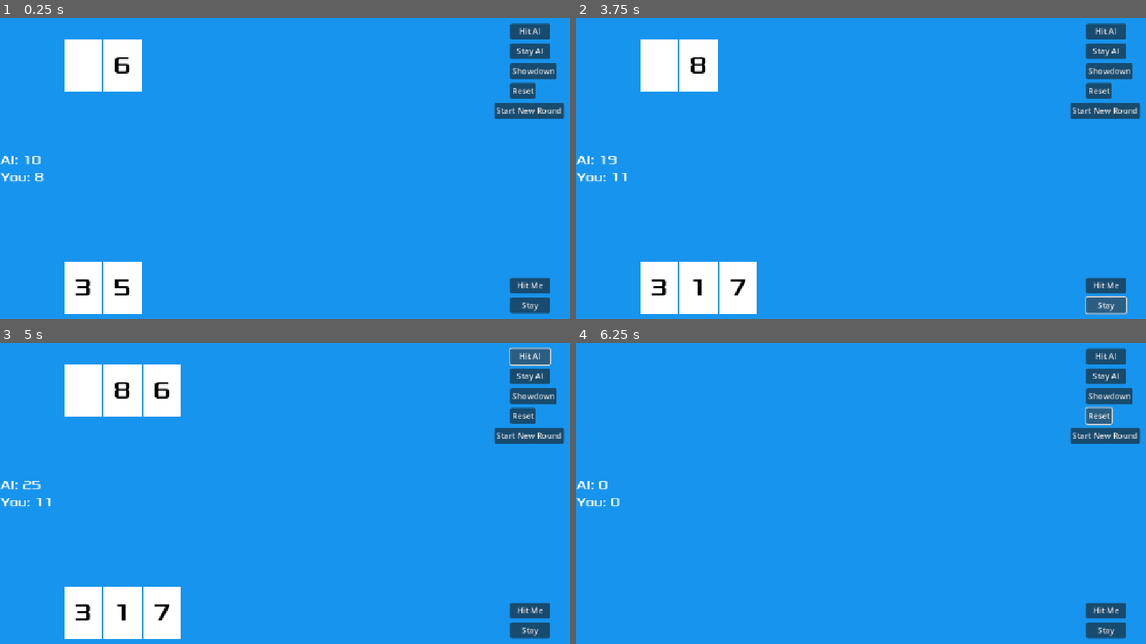
Above: before the commit, frames 1-4 (two rows, left to right).
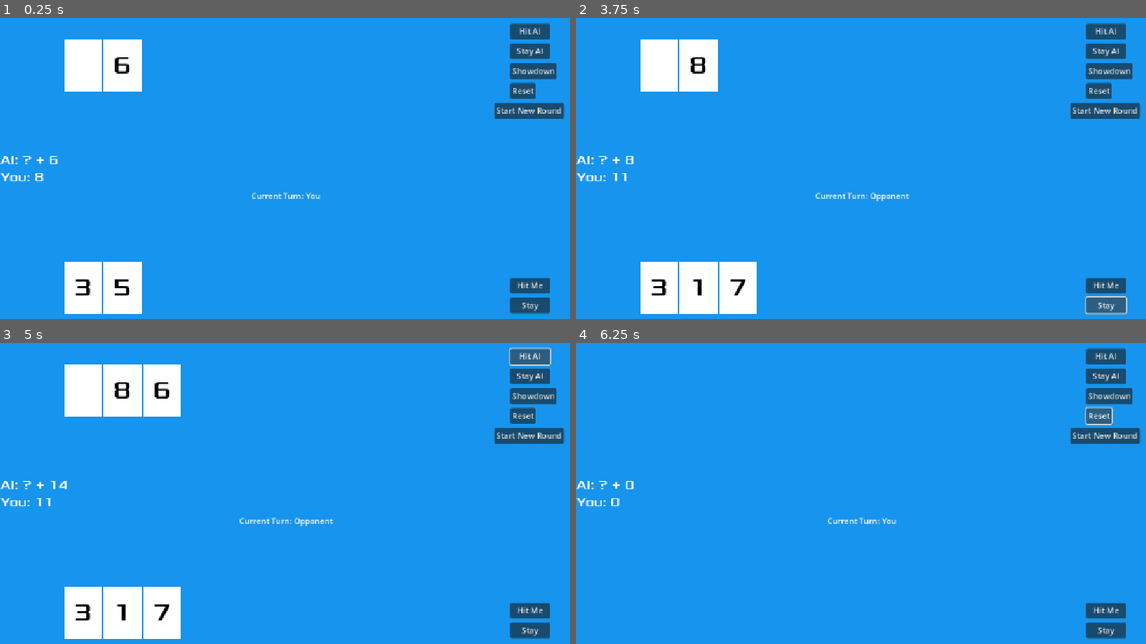
Above: after the commit, the same moments.

Repository: charcabrera/blackjack-1v1
Game: Godot game, scene res://main.tscn
Two runs of this game, one before a commit and one after it. Both use one fixed random seed, a clock stepped at 60 frames per second and the inputs below.
Inputs:
- Up to frame 1 (0.25 s): no input
- Up to frame 2 (3.75 s): click "Showdown" at 0.5 s; click "Start New Round" at 1.25 s; click "Start New Round" at 2 s; click "Hit Me" at 2.75 s; click "Stay" at 3.5 s
- Up to frame 3 (5 s): click "Hit AI" at 4.25 s
- Up to frame 4 (6.25 s): click "Stay AI" at 5 s; click "Reset" at 5.75 s

The runs differ from the first frame. In frame 1, 0.2% of the frame differs, in the area x 4-57%, y 45-61%; in frame 2, 0.3%; in frame 3, 0.3%, in the area x 4-59%, y 45-62%; in frame 4, 0.2%.

Commit message:
reorganized, added card sound, and added a primitive turn system

Diff:
--- a/main.gd
+++ b/main.gd
@@ -11,6 +11,8 @@
 var oppScore: int = 0
 var stayed: bool = false
 var playTo: int = 21
+var hiddenCard: Node
+var roundOver: bool = false
 
 # Called when the node enters the scene tree for the first time.
 func _ready() -> void:
@@ -45,6 +47,7 @@
 	path.progress += 75+5
 	if hidden:
 		card.hide_value()
+		hiddenCard = card
 	add_child(card)
 
 
@@ -56,32 +59,50 @@
 
 
 func draw_card_player() -> void:
+	if not turn == TURNS.PLAYER:
+		$HUD.display_info("You can only hit on your turn.")
+		return
+	if playerScore > playTo:
+		$HUD.display_info("You can't hit when you're bust.")
+		return
 	# can be int or null
+	stayed = false
 	var card = get_random_card()
 	# early return guard clause
 	if card == -1:
 		$HUD.display_info("No cards left in the deck.")
 		return
+	$CardSoundPlayer.play()
 
 	p1hand.append(card)
 	spawn_card(card, $P1HandPath/CardSpawnLocation)
 	playerScore = sum_array(p1hand)
 	$HUD.updateScore(playerScore, oppScore)
-	# can be int or null
 
 
 func draw_card_opp(hidden: bool = false) -> void:
-
+	stayed = false
 	var card = get_random_card()
 	# early return guard clause
 	if card == -1:
 		$HUD.display_info("No cards left in the deck.")
 		return
+	$CardSoundPlayer.play()
 
 	p2hand.append(card)
 	spawn_card(card, $P2HandPath/CardSpawnLocation, hidden)
-	oppScore = sum_array(p2hand)
+	oppScore = sum_array(p2hand.slice(1))
 	$HUD.updateScore(playerScore, oppScore)
+
+
+func next_turn() -> void:
+	if turn == TURNS.PLAYER:
+		turn = TURNS.AI
+		$HUD.set_turn("Opponent")
+	else:
+		turn = TURNS.PLAYER
+		$HUD.set_turn("You")
+
 
 
 func reset_round() -> void:
@@ -95,6 +116,8 @@
 	$HUD.updateScore(playerScore, oppScore)
 	$P1HandPath/CardSpawnLocation.progress = 0
 	$P2HandPath/CardSpawnLocation.progress = 0
+	hiddenCard = null
+	roundOver = false
 
 
 func start_new_round() -> void:
@@ -107,18 +130,46 @@
 
 
 func showdown() -> void:
+	if roundOver:
+		return
+	hiddenCard.show_value()
+	$CardSoundPlayer.play()
 	playerScore = sum_array(p1hand)
 	oppScore = sum_array(p2hand)
+	$HUD.showdownScore(playerScore, oppScore)
 	if playerScore <= playTo and (playerScore > oppScore or oppScore > playTo):
 		$HUD.display_info("Player wins.")
 	elif oppScore <= playTo and (oppScore > playerScore or playerScore > playTo):
 		$HUD.display_info("Opponent wins.")
 	else:
 		$HUD.display_info("Draw.")
+	roundOver = true
+
+
+func ai_stay() -> void:
+	print('here')
+	if not turn == TURNS.AI:
+		return
+	if stayed == true:
+		showdown()
+		return
+	else:
+		stayed = true
+		next_turn()
 
 
 func _on_hud_hit() -> void:
 	draw_card_player()
+
+func _on_hud_stay() -> void:
+	if not turn == TURNS.PLAYER:
+		return
+	if stayed == true:
+		showdown()
+		return
+	else:
+		stayed = true
+		next_turn()
 
 
 func _on_debug_menu_hit() -> void:
@@ -126,7 +177,7 @@
 
 
 func _on_debug_menu_stay() -> void:
-	pass # Replace with function body.
+	ai_stay()
 
 
 func _on_debug_menu_reset() -> void:
--- a/main.tscn
+++ b/main.tscn
@@ -1,9 +1,10 @@
-[gd_scene load_steps=7 format=3 uid="uid://d4lxv8pcrm6dl"]
+[gd_scene load_steps=9 format=3 uid="uid://d4lxv8pcrm6dl"]
 
 [ext_resource type="Script" uid="uid://cimapkrh72lw7" path="res://main.gd" id="1_h2yge"]
-[ext_resource type="PackedScene" uid="uid://cq3jltrxvm85b" path="res://card.tscn" id="2_0xm2m"]
-[ext_resource type="PackedScene" uid="uid://bgq0m8mlraghh" path="res://hud.tscn" id="4_1bvp3"]
-[ext_resource type="PackedScene" uid="uid://c5sy4nivoel18" path="res://debug_menu.tscn" id="4_lquwl"]
+[ext_resource type="PackedScene" uid="uid://cq3jltrxvm85b" path="res://scenes/card.tscn" id="2_0xm2m"]
+[ext_resource type="PackedScene" uid="uid://bgq0m8mlraghh" path="res://scenes/hud.tscn" id="4_1bvp3"]
+[ext_resource type="PackedScene" uid="uid://c5sy4nivoel18" path="res://scenes/debug_menu.tscn" id="4_lquwl"]
+[ext_resource type="AudioStream" uid="uid://d138ig63bl8so" path="res://art/dealCard.ogg" id="5_lquwl"]
 
 [sub_resource type="Curve2D" id="Curve2D_1bvp3"]
 _data = {
@@ -16,6 +17,12 @@
 "points": PackedVector2Array(0, 0, 0, 0, 128, 64, 0, 0, 0, 0, 1024, 64)
 }
 point_count = 2
+
+[sub_resource type="AudioStreamRandomizer" id="AudioStreamRandomizer_lquwl"]
+random_pitch = 1.2
+random_volume_offset_db = 1.0
+streams_count = 1
+stream_0/stream = ExtResource("5_lquwl")
 
 [node name="Main" type="Node"]
 script = ExtResource("1_h2yge")
@@ -45,7 +52,11 @@
 [node name="CardSpawnLocation" type="PathFollow2D" parent="P2HandPath"]
 position = Vector2(128, 64)
 
+[node name="CardSoundPlayer" type="AudioStreamPlayer" parent="."]
+stream = SubResource("AudioStreamRandomizer_lquwl")
+
 [connection signal="hit" from="HUD" to="." method="_on_hud_hit"]
+[connection signal="stay" from="HUD" to="." method="_on_hud_stay"]
 [connection signal="hit" from="DebugMenu" to="." method="_on_debug_menu_hit"]
 [connection signal="reset" from="DebugMenu" to="." method="_on_debug_menu_reset"]
 [connection signal="showdown" from="DebugMenu" to="." method="_on_debug_menu_showdown"]
--- a/project.godot
+++ b/project.godot
@@ -19,34 +19,6 @@
 
 window/stretch/mode="canvas_items"
 
-[input]
-
-move_right={
-"deadzone": 0.2,
-"events": [Object(InputEventKey,"resource_local_to_scene":false,"resource_name":"","device":-1,"window_id":0,"alt_pressed":false,"shift_pressed":false,"ctrl_pressed":false,"meta_pressed":false,"pressed":false,"keycode":0,"physical_keycode":4194321,"key_label":0,"unicode":0,"location":0,"echo":false,"script":null)
-]
-}
-move_left={
-"deadzone": 0.2,
-"events": [Object(InputEventKey,"resource_local_to_scene":false,"resource_name":"","device":-1,"window_id":0,"alt_pressed":false,"shift_pressed":false,"ctrl_pressed":false,"meta_pressed":false,"pressed":false,"keycode":0,"physical_keycode":4194319,"key_label":0,"unicode":0,"location":0,"echo":false,"script":null)
-]
-}
-move_up={
-"deadzone": 0.2,
-"events": [Object(InputEventKey,"resource_local_to_scene":false,"resource_name":"","device":-1,"window_id":0,"alt_pressed":false,"shift_pressed":false,"ctrl_pressed":false,"meta_pressed":false,"pressed":false,"keycode":0,"physical_keycode":4194320,"key_label":0,"unicode":0,"location":0,"echo":false,"script":null)
-]
-}
-move_down={
-"deadzone": 0.2,
-"events": [Object(InputEventKey,"resource_local_to_scene":false,"resource_name":"","device":-1,"window_id":0,"alt_pressed":false,"shift_pressed":false,"ctrl_pressed":false,"meta_pressed":false,"pressed":false,"keycode":0,"physical_keycode":4194322,"key_label":0,"unicode":0,"location":0,"echo":false,"script":null)
-]
-}
-start_game={
-"deadzone": 0.2,
-"events": [Object(InputEventKey,"resource_local_to_scene":false,"resource_name":"","device":-1,"window_id":0,"alt_pressed":false,"shift_pressed":false,"ctrl_pressed":false,"meta_pressed":false,"pressed":false,"keycode":0,"physical_keycode":4194309,"key_label":0,"unicode":0,"location":0,"echo":false,"script":null)
-]
-}
-
 [rendering]
 
 renderer/rendering_method="gl_compatibility"
--- a/card.tscn
+++ b/scenes/card.tscn
@@ -1,6 +1,6 @@
 [gd_scene load_steps=3 format=3 uid="uid://cq3jltrxvm85b"]
 
-[ext_resource type="Script" uid="uid://c2byk1vm1atip" path="res://card.gd" id="1_kikvd"]
+[ext_resource type="Script" uid="uid://c2byk1vm1atip" path="res://scripts/card.gd" id="1_kikvd"]
 [ext_resource type="FontFile" uid="uid://pqgvjroxqr2s" path="res://fonts/Xolonium-Regular.ttf" id="1_rjlel"]
 
 [node name="Card" type="ColorRect" groups=["cards"]]
--- a/debug_menu.tscn
+++ b/scenes/debug_menu.tscn
@@ -1,6 +1,6 @@
 [gd_scene load_steps=2 format=3 uid="uid://c5sy4nivoel18"]
 
-[ext_resource type="Script" uid="uid://jo3jf2pvlmab" path="res://debug_menu.gd" id="1_u3ugm"]
+[ext_resource type="Script" uid="uid://jo3jf2pvlmab" path="res://scripts/debug_menu.gd" id="1_u3ugm"]
 
 [node name="DebugMenu" type="CanvasLayer"]
 script = ExtResource("1_u3ugm")
--- a/hud.tscn
+++ b/scenes/hud.tscn
@@ -1,6 +1,6 @@
 [gd_scene load_steps=3 format=3 uid="uid://bgq0m8mlraghh"]
 
-[ext_resource type="Script" uid="uid://ctqx3e8el1eku" path="res://hud.gd" id="1_64ctp"]
+[ext_resource type="Script" uid="uid://ctqx3e8el1eku" path="res://scripts/hud.gd" id="1_64ctp"]
 [ext_resource type="FontFile" uid="uid://pqgvjroxqr2s" path="res://fonts/Xolonium-Regular.ttf" id="2_8sq4i"]
 
 [node name="HUD" type="CanvasLayer"]
@@ -55,7 +55,6 @@
 theme_override_font_sizes/font_size = 26
 
 [node name="TurnTrackerLabel" type="Label" parent="."]
-visible = false
 anchors_preset = 8
 anchor_left = 0.5
 anchor_top = 0.5
--- a/mob.tscn
+++ b/scenes/mob.tscn
@@ -1,21 +1,21 @@
 [gd_scene load_steps=10 format=3 uid="uid://nepxlyg7fqyg"]
 
-[ext_resource type="Script" uid="uid://dpltyblnl4qje" path="res://mob.gd" id="1_1qmh0"]
-[ext_resource type="Texture2D" uid="uid://gkxc0c0yic4p" path="res://art/enemyFlyingAlt_1.png" id="2_gfurk"]
-[ext_resource type="Texture2D" uid="uid://cs46cxapkm3ia" path="res://art/enemyFlyingAlt_2.png" id="3_ieysi"]
-[ext_resource type="Texture2D" uid="uid://bcuoq3kf5sne1" path="res://art/enemySwimming_1.png" id="4_cixyi"]
-[ext_resource type="Texture2D" uid="uid://btq0p0oc58ivw" path="res://art/enemySwimming_2.png" id="5_7ulmv"]
-[ext_resource type="Texture2D" uid="uid://dap7owo5qqh46" path="res://art/enemyWalking_1.png" id="6_pcqmr"]
-[ext_resource type="Texture2D" uid="uid://bf7l11vp71iek" path="res://art/enemyWalking_2.png" id="7_jbnni"]
+[ext_resource type="Script" uid="uid://dpltyblnl4qje" path="res://scripts/mob.gd" id="1_ebxvl"]
+[ext_resource type="Texture2D" uid="uid://gkxc0c0yic4p" path="res://art/enemyFlyingAlt_1.png" id="2_wpivu"]
+[ext_resource type="Texture2D" uid="uid://cs46cxapkm3ia" path="res://art/enemyFlyingAlt_2.png" id="3_nao87"]
+[ext_resource type="Texture2D" uid="uid://bcuoq3kf5sne1" path="res://art/enemySwimming_1.png" id="4_i71wu"]
+[ext_resource type="Texture2D" uid="uid://btq0p0oc58ivw" path="res://art/enemySwimming_2.png" id="5_m0xve"]
+[ext_resource type="Texture2D" uid="uid://dap7owo5qqh46" path="res://art/enemyWalking_1.png" id="6_m0elm"]
+[ext_resource type="Texture2D" uid="uid://bf7l11vp71iek" path="res://art/enemyWalking_2.png" id="7_fla60"]
 
 [sub_resource type="SpriteFrames" id="SpriteFrames_yscv0"]
 animations = [{
 "frames": [{
 "duration": 1.0,
-"texture": ExtResource("2_gfurk")
+"texture": ExtResource("2_wpivu")
 }, {
 "duration": 1.0,
-"texture": ExtResource("3_ieysi")
+"texture": ExtResource("3_nao87")
 }],
 "loop": true,
 "name": &"fly",
@@ -51,7 +51,7 @@
 [node name="Mob" type="RigidBody2D" groups=["mobs"]]
 collision_mask = 0
 gravity_scale = 0.0
-script = ExtResource("1_1qmh0")
+script = ExtResource("1_ebxvl")
 metadata/_edit_group_ = true
 
 [node name="AnimatedSprite2D" type="AnimatedSprite2D" parent="."]
--- a/player.tscn
+++ b/scenes/player.tscn
@@ -1,19 +1,19 @@
 [gd_scene load_steps=8 format=3 uid="uid://cf1wu34j5wbag"]
 
-[ext_resource type="Texture2D" uid="uid://dw73k82vv3msq" path="res://art/playerGrey_up1.png" id="1_hqtel"]
-[ext_resource type="Script" uid="uid://dfc8nxc2qlbfr" path="res://player.gd" id="1_sweqy"]
-[ext_resource type="Texture2D" uid="uid://dg8otos3yx7j" path="res://art/playerGrey_up2.png" id="2_sweqy"]
-[ext_resource type="Texture2D" uid="uid://ccm0n5an10mek" path="res://art/playerGrey_walk1.png" id="3_2hs0m"]
-[ext_resource type="Texture2D" uid="uid://drqrkfftntsg3" path="res://art/playerGrey_walk2.png" id="4_1jxqw"]
+[ext_resource type="Script" uid="uid://dfc8nxc2qlbfr" path="res://scripts/player.gd" id="1_qlg0r"]
+[ext_resource type="Texture2D" uid="uid://dw73k82vv3msq" path="res://art/playerGrey_up1.png" id="2_tuyoq"]
+[ext_resource type="Texture2D" uid="uid://dg8otos3yx7j" path="res://art/playerGrey_up2.png" id="3_fjrip"]
+[ext_resource type="Texture2D" uid="uid://ccm0n5an10mek" path="res://art/playerGrey_walk1.png" id="4_smehm"]
+[ext_resource type="Texture2D" uid="uid://drqrkfftntsg3" path="res://art/playerGrey_walk2.png" id="5_ur7pv"]
 
 [sub_resource type="SpriteFrames" id="SpriteFrames_dw050"]
 animations = [{
 "frames": [{
 "duration": 1.0,
-"texture": ExtResource("1_hqtel")
+"texture": ExtResource("2_tuyoq")
 }, {
 "duration": 1.0,
-"texture": ExtResource("2_sweqy")
+"texture": ExtResource("3_fjrip")
 }],
 "loop": true,
 "name": &"up",
@@ -36,7 +36,7 @@
 height = 68.0
 
 [node name="Player" type="Area2D"]
-script = ExtResource("1_sweqy")
+script = ExtResource("1_qlg0r")
 metadata/_edit_group_ = true
 
 [node name="AnimatedSprite2D" type="AnimatedSprite2D" parent="."]
--- a/startmenu.tscn
+++ b/scenes/startmenu.tscn
@@ -1,7 +1,7 @@
 [gd_scene load_steps=5 format=3 uid="uid://dl2rq7s0qly5w"]
 
-[ext_resource type="Script" uid="uid://73afit1d535n" path="res://startmenu.gd" id="1_64ctp"]
-[ext_resource type="FontFile" uid="uid://pqgvjroxqr2s" path="res://fonts/Xolonium-Regular.ttf" id="2_8sq4i"]
+[ext_resource type="Script" uid="uid://73afit1d535n" path="res://scripts/startmenu.gd" id="1_t0y3k"]
+[ext_resource type="FontFile" uid="uid://pqgvjroxqr2s" path="res://fonts/Xolonium-Regular.ttf" id="2_ids67"]
 
 [sub_resource type="InputEventAction" id="InputEventAction_64ctp"]
 action = &"start_game"
@@ -10,7 +10,7 @@
 events = [SubResource("InputEventAction_64ctp")]
 
 [node name="StartMenu" type="CanvasLayer"]
-script = ExtResource("1_64ctp")
+script = ExtResource("1_t0y3k")
 
 [node name="ScoreLabel" type="Label" parent="."]
 anchors_preset = 5
--- a/hud.gd
+++ b/scripts/hud.gd
@@ -28,7 +28,16 @@
 func updateScore(player1: int, player2: int) -> void:
 	playerScore = player1
 	oppScore = player2
+	$ScoreLabel.text = scoreFormatString % ['? + ' + str(oppScore), str(playerScore)]
+
+func showdownScore(player1: int, player2: int) -> void:
+	playerScore = player1
+	oppScore = player2
 	$ScoreLabel.text = scoreFormatString % [str(oppScore), str(playerScore)]
+
+
+func set_turn(player: String):
+	$TurnTrackerLabel.text = turnTrackerFormatString % [player]
 
 
 func _on_hit_button_pressed() -> void:
Not shown, added: art/dealCard.ogg.import
Not shown, added: art/dealCard2.ogg.import
Not shown: 2 places in scenes/mob.tscn that only renumber resources
Not shown: 1 places in scenes/player.tscn that only renumber resources
Not shown: 3 places in scenes/startmenu.tscn that only renumber resources
Renamed: card.gd -> scripts/card.gd
Renamed: card.gd.uid -> scripts/card.gd.uid
Renamed: debug_menu.gd -> scripts/debug_menu.gd
Renamed: debug_menu.gd.uid -> scripts/debug_menu.gd.uid
Renamed: hud.gd.uid -> scripts/hud.gd.uid
Renamed: mob.gd -> scripts/mob.gd
Renamed: mob.gd.uid -> scripts/mob.gd.uid
(and 6 more such lines)
